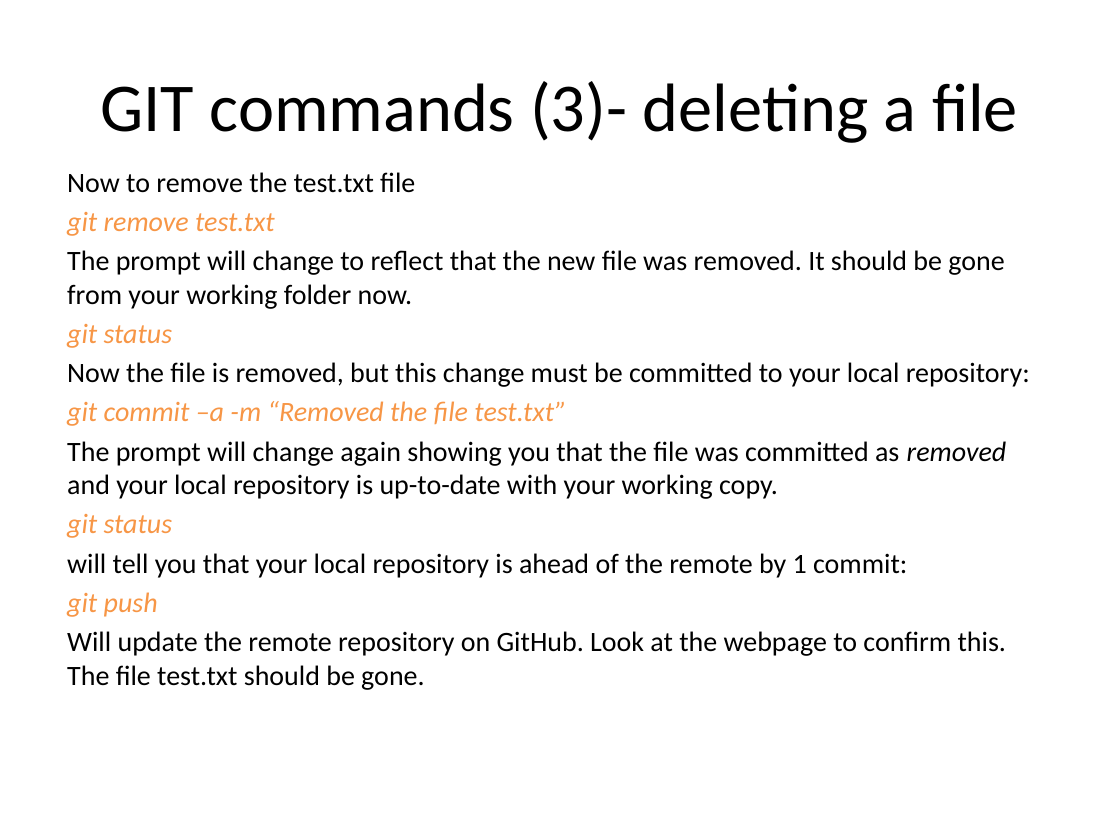
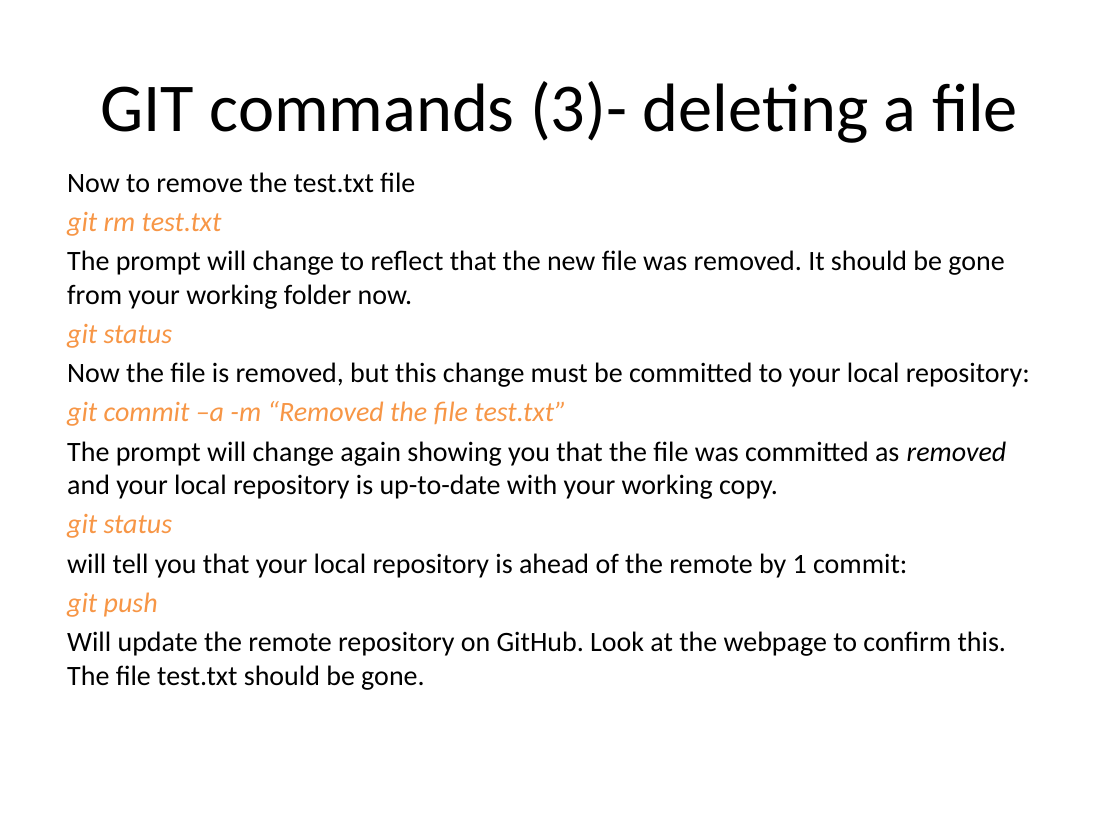
Before and after one commit to cgrandin/git-workshop, a slide deck: slide 11 of GIT.pptx. Drawn at 1120x840 pixels with LibreOffice and Linux fonts; fonts in the diff are those of the drawing. Boxes give left, top, right and bottom in pixels: in the first picture for what was removed or moved away, otherwise in the second. Text is boxed around its words. In the diff, an @@ line names an element or a change of style, - is before the commit and + after.

```diff
--- a/GIT.pptx
+++ b/GIT.pptx
@@ text at bbox=[67, 212, 222, 236]: text changed @@
-git remove test.txt
+git rm test.txt
```
Also in this commit, not shown: 1 other file.
